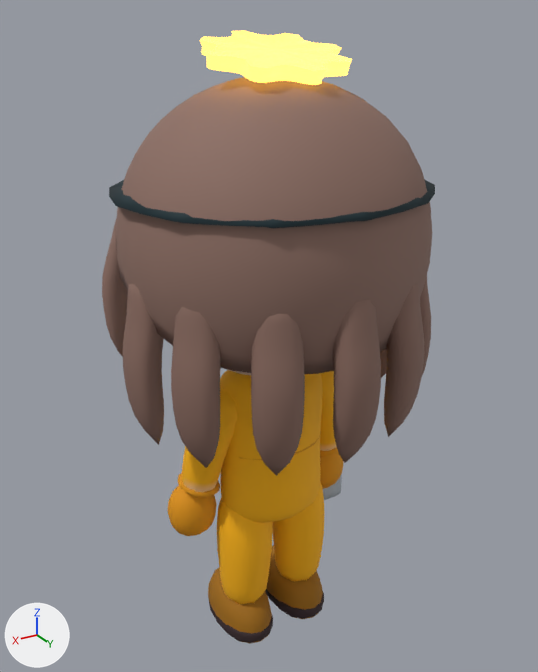
The glTF model public/models/characters/chika.glb as it was, and as the next commit left it.
The view is the same before and after, from a 50 mm camera at (0.28, 0.463, 0.508) aimed at (0.0, -0.003, 0.275). Lighting does not change. The marker at lower left points along +X, +Y and +Z. The older version comes first. Vertices at exactly the same position are counted once.

The scene before the commit, as lines of its bpy script (objects in view):
```python
me_head_1857_001 = bpy.data.meshes.new('head_1857.001')
me_head_1857_001.from_pydata(...)  # 7616 vertices, 15036 faces; spans x -0.124..0.124, y -0.111..0.122, z -0.002..0.498
# faces by material slot: [3072, 10812, 1152]
me_head_1857_001.materials.append(mat_head)  # picture img_chika_face
me_head_1857_001.materials.append(mat_body)
me_head_1857_001.materials.append(mat_halo)
ob_chibi_chika = bpy.data.objects.new('chibi_chika', me_head_1857_001)
ob_chibi_chika.location = (0.0, 0.0, 0.0)
```
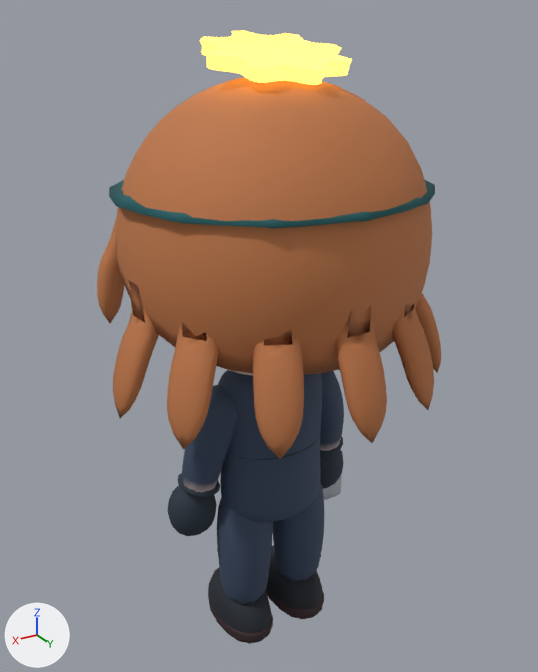
The change in detail:
me_head_1857_001 is used by ob_chibi_chika; location (0.0, 0.0, 0.0).
me_head_1857_001 had 7616 vertices, 15036 faces and spanned x -0.124..0.124, y -0.111..0.122, z -0.002..0.498.
me_head_1857_001 now has 7616 vertices, 15036 faces and spans x -0.134..0.134, y -0.111..0.132, z -0.002..0.498.
me_head_1857_001 part 1: 1068 of 7616 vertices moved; they spanned x -0.124..0.124, y -0.064..0.122, z 0.214..0.378 and now span x -0.134..0.134, y -0.063..0.132, z 0.245..0.378; mean shift (0.0, 0.003, 0.01); largest move (0.05, 0.089, 0.214) -> (0.063, 0.115, 0.245).
me_head_1857_001 part 2: 9487 kept faces spanning x -0.134..0.134, y -0.111..0.132, z -0.002..0.471 get new vertex colours.

Changed parts and their boxes [x1, y1, x2, y2] in the pictures (538 x 672 px; the box of a moved part takes in the faces that stretch with it):
'chibi_chika', reshaped: before [102, 30, 435, 644]; after [97, 30, 441, 644]
part 1 of me_head_1857_001, moved or reshaped: before [102, 218, 431, 476]; after [97, 218, 441, 459]
part 2 of me_head_1857_001, recoloured: [102, 77, 435, 643] in both
